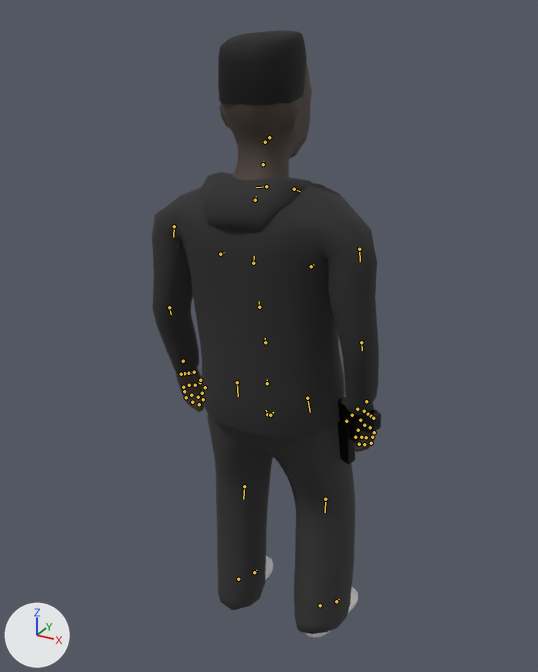
The glTF model _Blender/Overhead Player/Overhead Player.glb: old version first, new version second.
Before and after are seen from a camera (50 mm lens) standing at (8.55, -16.04, 12.69) and looking at (-0.32, 0.09, 4.62). Arrows for +X, +Y and +Z are at lower left; the lights stay in place. The picture after the commit comes second. Both versions are drawn at frame 5 of the action 'Turn'; the numbers are the values there. The bones that change, and the others that lie on the model, are drawn over the model as lines.

Objects in the first picture: 'Body LOW', 'Hair Box LOW', 'Hoodie LOW', 'Jeans LOW', 'Pistol', 'Shoes LOW'.
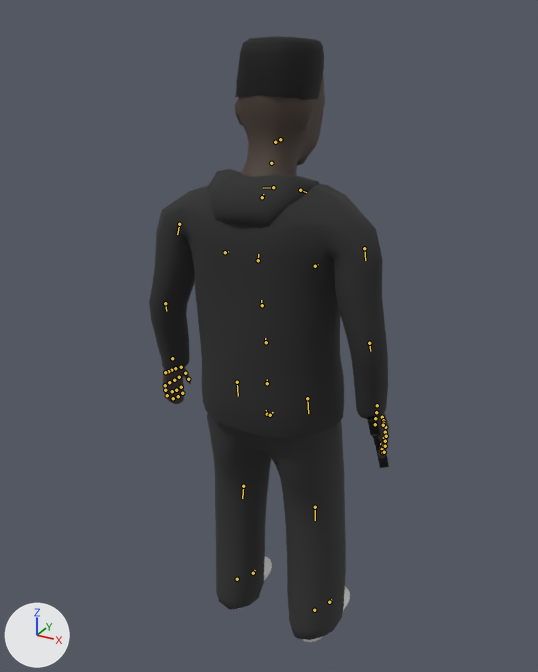
Boxes (x1, y1, x2, y2) around the edits, measured in the pictures (538 x 672 px):
'Hoodie LOW', posed
    before: (152, 172, 379, 439)
    after: (149, 169, 388, 439)
'Jeans LOW', posed (6% narrower)
    before: (207, 414, 355, 634)
    after: (207, 413, 346, 640)
'Body LOW', posed (mostly hidden)
    before: (176, 62, 376, 452)
    after: (163, 74, 389, 458)
'Hair Box LOW', posed (14% shorter)
    before: (218, 30, 307, 105)
    after: (235, 36, 324, 100)
'Pistol', posed
    before: (337, 397, 381, 465)
    after: (368, 415, 389, 468)
'Shoes LOW', posed (mostly hidden)
    before: (240, 556, 358, 638)
    after: (232, 556, 350, 642)
bone 'spine.001', root to tip
    before: (265, 342) to (265, 338)
    after: (266, 342) to (265, 338)
bone 'Neck', root to tip
    before: (263, 164) to (263, 161)
    after: (271, 163) to (272, 160)
bone 'upper_arm.L', root to tip
    before: (174, 226) to (173, 237)
    after: (179, 224) to (177, 234)
bone 'hand.L', root to tip
    before: (183, 361) to (183, 363)
    after: (172, 358) to (172, 360)
bone 'thumb.01.L', root to tip
    before: (194, 372) to (194, 373)
    after: (181, 367) to (181, 367)
bone 'thumb.02.L', root to tip
    before: (200, 380) to (201, 381)
    after: (185, 373) to (186, 373)
bone 'palm.02.L', root to tip
    before: (188, 373) to (189, 374)
    after: (171, 370) to (172, 371)
bone 'upper_arm.R', root to tip
    before: (359, 249) to (360, 261)
    after: (364, 248) to (365, 260)
bone 'hand.R', root to tip
    before: (366, 401) to (366, 403)
    after: (377, 405) to (377, 407)
bone 'thumb.01.R', root to tip
    before: (357, 409) to (357, 409)
    after: (376, 412) to (376, 413)
bone 'thumb.02.R', root to tip
    before: (352, 415) to (351, 416)
    after: (375, 418) to (375, 419)
bone 'palm.02.R', root to tip
    before: (368, 414) to (367, 415)
    after: (383, 420) to (383, 422)
bone 'thigh.R', root to tip
    before: (307, 398) to (310, 412)
    after: (307, 398) to (308, 413)
bone 'shin.R', root to tip
    before: (325, 499) to (325, 512)
    after: (315, 507) to (315, 520)

What the commit changed:
Bone 'spine.001' (bone_spine_001) turns from (0, 0, 0) to (4, 0, 0) degrees about its own x, y and z.
Bone 'Neck' (bone_neck) turns from (0, 0, 0) to (7, 0, 0) degrees about its own x, y and z.
Bone 'upper_arm.L' (bone_upper_arm_l) turns from (0, 11, -76) to (0, 10, -71) degrees about its own x, y and z.
Bone 'hand.L' (bone_hand_l) turns from (3, 63, 1) to (0, 19, 11) degrees about its own x, y and z.
Bone 'thumb.01.L' (bone_thumb_01_l) is rescaled from (1.09, 1.09, 1.09) to (1.0, 1.0, 1.0).
Bone 'thumb.02.L' (bone_thumb_02_l) turns from (0, 0, 0) to (9, 3, -9) degrees about its own x, y and z.
Bone 'palm.02.L' (bone_palm_02_l) is rescaled from (1.09, 1.09, 1.09) to (1.0, 1.0, 1.0).
Bone 'upper_arm.R' (bone_upper_arm_r) turns from (0, -11, 76) to (0, -10, 71) degrees about its own x, y and z.
Bone 'hand.R' (bone_hand_r) turns from (3, -63, -1) to (0, -19, -11) degrees about its own x, y and z.
Bone 'thumb.01.R' (bone_thumb_01_r) is rescaled from (1.09, 1.09, 1.09) to (1.0, 1.0, 1.0).
Bone 'thumb.02.R' (bone_thumb_02_r) turns from (0, 0, 0) to (9, -3, 9) degrees about its own x, y and z.
Bone 'palm.02.R' (bone_palm_02_r) is rescaled from (1.09, 1.09, 1.09) to (1.0, 1.0, 1.0).
Bone 'thigh.R' (bone_thigh_r) turns from (-8, 8, 1) to (-2, 2, 0) degrees about its own x, y and z.
Bone 'shin.R' (bone_shin_r) turns from (15, -1, 0) to (4, 0, 0) degrees about its own x, y and z.
